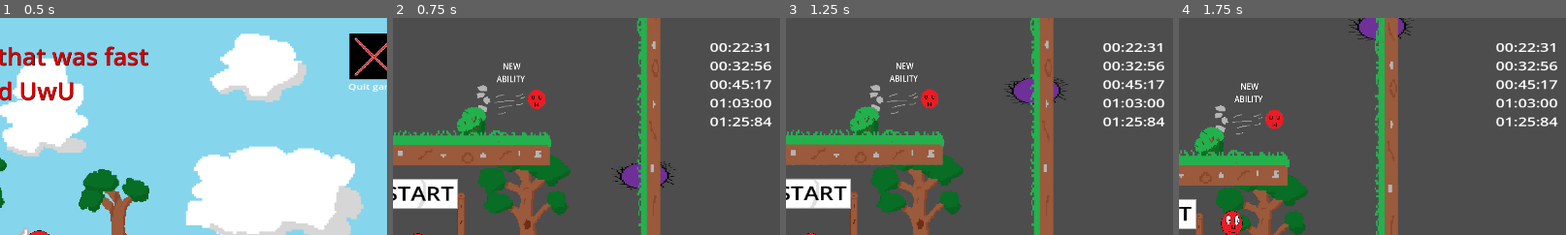
Above: before the commit, frames 1-4 (left to right).
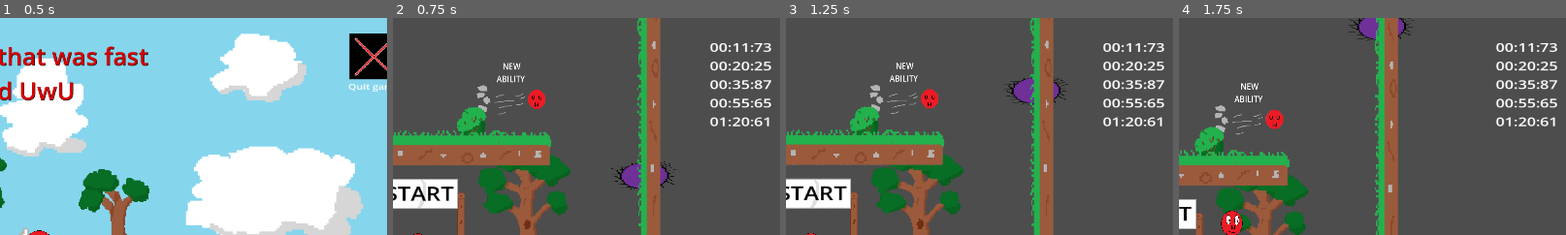
Above: after the commit, the same moments.

Repository: Mahnwe/TheBallThatWasUwU
Game: Godot game, scene res://Scenes/menu.tscn
Two runs of this game, one before a commit and one after it. Both use one fixed random seed, a clock stepped at 60 frames per second and the inputs below.
Inputs (mouse positions are % of the whole screen's width and height, from its top left):
- Up to frame 1 (0.5 s): no input
- Up to frame 2 (0.75 s): click "Level 2" at 0.5 s
- Up to frame 3 (1.25 s): no input
- Up to frame 4 (1.75 s): tap Enter at 1.25 s; move the mouse to (72, 45) at 1.27 s; hold Right (ui_right) from 1.28 s (still down); tap F (next_level) at 1.35 s; click (72, 45) at 1.42 s; tap Space (jump) at 1.52 s
The pictures show only the part of the screen within x 47-97%, y 0-50%; the shares and areas given below are measured in that part.

Frame 1 is identical in both runs. In frame 2, 0.9% of the frame differs, in the area x 84-98%, y 11-50%; in frame 3, 0.9%; in frame 4, 0.9%.

Commit message:
Change buttons focus on pause and menu scenes, let player doing levels freely

Diff:
--- a/Ressources/PropertieFile/properties.cfg
+++ b/Ressources/PropertieFile/properties.cfg
@@ -1,5 +1,4 @@
 [levels]
-
 is_level_one_finished=true
 is_level_two_finished=true
 is_level_three_finished=true
--- a/Scripts/Level2.gd
+++ b/Scripts/Level2.gd
@@ -20,9 +20,9 @@
 
 # Called when the node enters the scene tree for the first time.
 func _ready():
-	queue.is_level_1 = false
+	queue.is_level_1 = true
 	queue.is_level_2 = true
-	queue.is_level_3 = false
+	queue.is_level_3 = true
 	queue.load()
 	$Player.get_child(0).get_child(0).get_child(0).get_child(1).instantiate(queue.file_data)
 	$Player/Pause.hide()
--- a/Scripts/level1.gd
+++ b/Scripts/level1.gd
@@ -21,8 +21,8 @@
 # Called when the node enters the scene tree for the first time.
 func _ready():
 	queue.is_level_1 = true
-	queue.is_level_2 = false
-	queue.is_level_3 = false
+	queue.is_level_2 = true
+	queue.is_level_3 = true
 	queue.load()
 	$Player.get_child(0).get_child(0).get_child(0).get_child(1).instantiate(queue.file_data)
 	$Player/Pause.get_child(3).player_have_dash = false
--- a/Scripts/level_3.gd
+++ b/Scripts/level_3.gd
@@ -20,8 +20,8 @@
 
 # Called when the node enters the scene tree for the first time.
 func _ready():
-	queue.is_level_1 = false
-	queue.is_level_2 = false
+	queue.is_level_1 = true
+	queue.is_level_2 = true
 	queue.is_level_3 = true
 	queue.load()
 	$Player.get_child(0).get_child(0).get_child(0).get_child(1).instantiate(queue.file_data)
--- a/Scripts/menu.gd
+++ b/Scripts/menu.gd
@@ -53,7 +53,7 @@
 
 
 func _on_level_1_button_gui_input(event):
-	if has_focus() and event is InputEventKey or event is InputEventJoypadButton:
+	if $Level1Button.has_focus() and event is InputEventKey or event is InputEventJoypadButton:
 		is_controller_focused = true
 		if event.is_action_pressed("ui_up"):
 			accept_event()
@@ -67,7 +67,7 @@
 
 
 func _on_level_2_button_gui_input(event):
-	if has_focus() and event is InputEventKey or event is InputEventJoypadButton:
+	if $Level2Button.has_focus() and event is InputEventKey or event is InputEventJoypadButton:
 		is_controller_focused = true
 		if event.is_action_pressed("ui_up") or event.is_action_pressed("ui_left"):
 			accept_event() # prevent the normal focus-stuff from happening
@@ -78,7 +78,7 @@
 
 
 func _on_level_3_button_gui_input(event):
-	if has_focus() and event is InputEventKey or event is InputEventJoypadButton:
+	if $Level3Button.has_focus() and event is InputEventKey or event is InputEventJoypadButton:
 		is_controller_focused = true
 		if event.is_action_pressed("ui_up") or event.is_action_pressed("ui_left"):
 			accept_event() # prevent the normal focus-stuff from happening
@@ -89,7 +89,7 @@
 
 
 func _on_level_4_button_gui_input(event):
-	if has_focus() and event is InputEventKey or event is InputEventJoypadButton:
+	if $Level4Button.has_focus() and event is InputEventKey or event is InputEventJoypadButton:
 		is_controller_focused = true
 		if event.is_action_pressed("ui_up") or event.is_action_pressed("ui_left"):
 			accept_event() # prevent the normal focus-stuff from happening
@@ -99,7 +99,7 @@
 			$Level1Button.grab_focus()
 
 func _on_quit_button_gui_input(event):
-	if has_focus() and event is InputEventKey or event is InputEventJoypadButton:
+	if $QuitButton.has_focus() and event is InputEventKey or event is InputEventJoypadButton:
 		is_controller_focused = true
 		if event.is_action_pressed("ui_up") or event.is_action_pressed("ui_left"):
 			accept_event() # prevent the normal focus-stuff from happening
@@ -123,15 +123,19 @@
 
 func _on_level_1_button_mouse_exited():
 	$Level1Button.release_focus()
+	is_controller_focused = false
 
 
 func _on_level_2_button_mouse_exited():
 	$Level2Button.release_focus()
+	is_controller_focused = false
 
 
 func _on_level_3_button_mouse_exited():
 	$Level3Button.release_focus()
+	is_controller_focused = false
 
 
 func _on_level_4_button_mouse_exited():
 	$Level4Button.release_focus()
+	is_controller_focused = false
--- a/Scripts/pause.gd
+++ b/Scripts/pause.gd
@@ -10,7 +10,7 @@
 
 # Called every frame. 'delta' is the elapsed time since the previous frame.
 func _process(_delta):
-	if is_controller_focused == false and Input.is_action_pressed("ui_up") or Input.is_action_pressed("ui_left") or Input.is_action_pressed("ui_down") or Input.is_action_pressed("ui_right"):
+	if !is_controller_focused and Input.is_action_pressed("ui_up") or Input.is_action_pressed("ui_left") or Input.is_action_pressed("ui_down") or Input.is_action_pressed("ui_right"):
 		$ContinueLayer/Continue.grab_focus()
 	for member in get_tree().get_nodes_in_group("pause_buttons"):
 		if member.has_focus:
Not shown, removed: Scenes/wor649A.tmp
